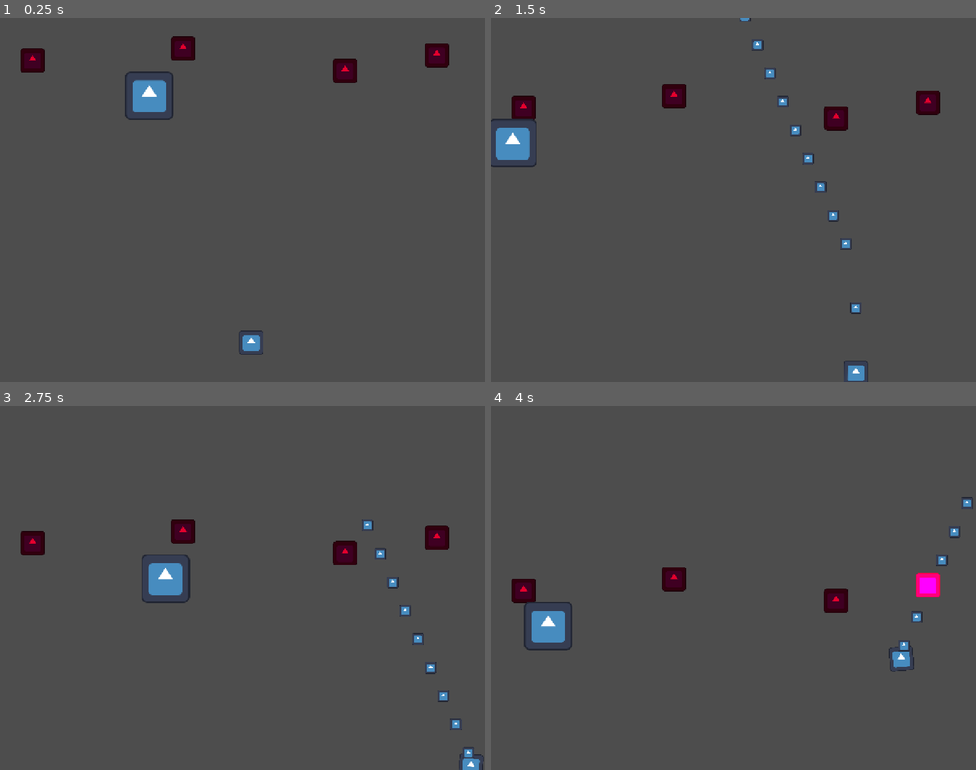
Above: before the commit, frames 1-4 (two rows, left to right).
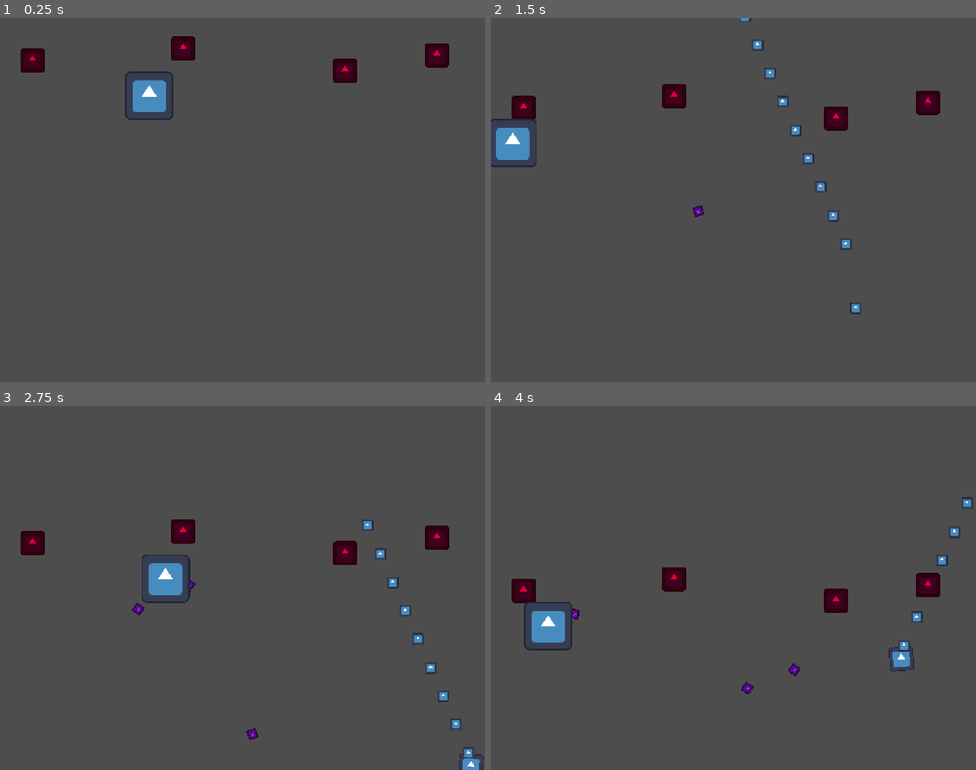
Above: after the commit, the same moments.

Repository: Git20508/touhou
Game: Godot game, scene res://scenes/test/Maintest.tscn
The game is run twice, just before and just after one commit, with the same random seed, the same clock (stepped at 60 frames per second) and the same inputs. The engine's default icon, where the game draws it, is replaced by a stand-in: a white triangle on a blue panel in a dark square.
Inputs:
- Up to frame 1 (0.25 s): no input
- Up to frame 2 (1.5 s): hold Right (move_right) 0.53-1.28 s; hold Z (shoot) 0.53-1.28 s; tap X (bomb) at 0.6 s; hold Down (move_down) from 1.28 s (still down); tap Z (shoot) at 1.35 s
- Up to frame 3 (2.75 s): tap X (bomb) at 1.55, 2.1 s; release Down (move_down) at 2.03 s; hold Right (move_right) from 2.03 s (still down); hold Z (shoot) from 2.03 s (still down)
- Up to frame 4 (4 s): release Right (move_right) at 2.78 s; release Z (shoot) at 2.78 s; hold Up (move_up) 2.78-3.53 s; tap Shift (focus) at 2.85 s; tap X (bomb) at 3.05 s; hold Left (move_left) from 3.53 s (still down); hold Z (shoot) from 3.53 s (still down)

The runs differ from the first frame. In frame 1, 0.2% of the frame differs, in the area x 49-55%, y 85-93%; in frame 2, 0.2%; in frame 3, 0.1%; in frame 4, 0.5%, in the area x 16-93%, y 45-80%.

Commit message:
新增决死系统，受击状态未写

Diff:
--- a/configs/enemies/TestFairy_Data.tres
+++ b/configs/enemies/TestFairy_Data.tres
@@ -1,7 +1,9 @@
-[gd_resource type="Resource" script_class="EnemyConfig" load_steps=4 format=3 uid="uid://c2dlokmp3fbc0"]
+[gd_resource type="Resource" script_class="EnemyConfig" load_steps=6 format=3 uid="uid://c2dlokmp3fbc0"]
 
 [ext_resource type="Script" uid="uid://diersa6qj84lp" path="res://scripts/resource/EnemyConfig.gd" id="1_gcchi"]
+[ext_resource type="Script" uid="uid://cmodtacn0ft15" path="res://scripts/controllers/attack/AimedAttackController.gd" id="1_lh3um"]
 [ext_resource type="Script" uid="uid://biqany8wl7qeg" path="res://scripts/controllers/movement/SineMoveController.gd" id="1_noqf6"]
+[ext_resource type="PackedScene" uid="uid://b5xn7exdnwqy4" path="res://scripts/entities/bullets/EnemyBullet.tscn" id="2_nghhx"]
 [ext_resource type="Texture2D" uid="uid://ou8airyc7h8o" path="res://icon.svg" id="3_lh3um"]
 
 [resource]
@@ -11,4 +13,6 @@
 hitbox_radius = 20.0
 texture = ExtResource("3_lh3um")
 movement_script = ExtResource("1_noqf6")
+attack_script = ExtResource("1_lh3um")
+bullet_scene = ExtResource("2_nghhx")
 metadata/_custom_type_script = "uid://diersa6qj84lp"
--- /dev/null
+++ b/scenes/effects/DeathEffect.gd
@@ -0,0 +1,16 @@
+# res://scripts/effects/DeathEffect.gd
+extends Node2D
+
+func _ready() -> void:
+	# 简单的扩圈动画
+	scale = Vector2(0.1, 0.1)
+	modulate.a = 1.0
+
+	var tween = create_tween()
+	# 0.5秒内放大到 10倍
+	tween.tween_property(self, "scale", Vector2(10, 10), 0.5)
+	# 同时透明度归零
+	tween.parallel().tween_property(self, "modulate:a", 0.0, 0.5)
+
+	# 动画播完销毁
+	tween.tween_callback(queue_free)
--- /dev/null
+++ b/scenes/effects/DeathEffect.tscn
@@ -0,0 +1,11 @@
+[gd_scene load_steps=3 format=3 uid="uid://fqkqcrqba4ka"]
+
+[ext_resource type="Script" uid="uid://cwrkucd3srtw4" path="res://scenes/effects/DeathEffect.gd" id="1_0b40j"]
+[ext_resource type="Texture2D" uid="uid://ou8airyc7h8o" path="res://icon.svg" id="2_u5hvc"]
+
+[node name="DeathEffect" type="Node2D"]
+script = ExtResource("1_0b40j")
+
+[node name="Circle" type="Sprite2D" parent="."]
+modulate = Color(0.45882353, 0.1882353, 1, 0.57254905)
+texture = ExtResource("2_u5hvc")
--- a/scenes/entities/enemies/TestEnemy.gd
+++ b/scenes/entities/enemies/TestEnemy.gd
@@ -1,31 +1,37 @@
 # res://scripts/entities/enemies/TestEnemy.gd
 extends BaseEnemy
 
-# 唯一需要的对外接口：配置文件
 @export var config: EnemyConfig
 
 func _init_entity() -> void:
-	# 1. 必须先检查配置是否存在
+	# --- 关键修复：调用父类初始化 ---
+	# 这行代码会执行 BaseEnemy 里的 add_to_group("enemies")
+	super._init_entity()
+	# -----------------------------
+# --- 新增：加载攻击控制器 ---
+	if config.attack_script:
+		var atk_controller = config.attack_script.new()
+		# 挂载到架构中 (key 取名为 "attack")
+		add_controller("attack", atk_controller)
+
+	queue_redraw()
 	if not config:
-		push_error("TestEnemy: 缺少配置文件！")
+		push_error("[TestEnemy] 缺少配置文件！")
 		return
 
-	# 2. 从配置加载基础数值
+	# 从配置覆盖数据
 	max_hp = config.max_hp
-	current_hp = max_hp
+	current_hp = max_hp # 这一步很重要，因为父类初始化时可能用的是旧的 max_hp
 	hitbox_radius = config.hitbox_radius
 
-	# 3. 从配置加载贴图
-	if config.texture:
-		# 假设场景里有个叫 Sprite2D 的节点
-		if has_node("Sprite2D"):
-			$Sprite2D.texture = config.texture
-			# 根据配置自动调整判定圈可视化 (可选)
+	# 加载贴图
+	if config.texture and has_node("Sprite2D"):
+		$Sprite2D.texture = config.texture
 
-	# 4. 核心：从配置加载控制器
-	# 这是一个“动态注入”的过程
+	# 加载控制器
 	if config.movement_script:
-		# 实例化脚本
 		var move_controller = config.movement_script.new()
-		# 挂载到架构中 (key 取名为 "movement")
 		add_controller("movement", move_controller)
+
+	# 强制刷新调试绘图
+	queue_redraw()
--- a/scenes/entities/player/player.gd
+++ b/scenes/entities/player/player.gd
@@ -1,4 +1,4 @@
-extends BaseEntity
+extends BasePlayer
 
 # --- 变量定义区 ---
 @export var high_speed: float = 400.0
@@ -18,12 +18,14 @@
 
 # --- 初始化 ---
 func _init_entity() -> void:
-	hitbox_radius = 2.0
+	super._init_entity() # 这一步很重要！父类里设置了 hitbox=2.0 和 group="player"
+
 	viewport_rect = get_viewport_rect()
-
 	if hitbox_visual:
 		hitbox_visual.visible = false
 
+	# 初始出生时也给一点无敌时间，防止骑脸死
+	_start_invincibility()
 # 注册自己到全局管理器
 func _ready() -> void:
 	super._ready() # 必须调用父类的 ready
--- a/scenes/test/Maintest.tscn
+++ b/scenes/test/Maintest.tscn
@@ -1,10 +1,9 @@
-[gd_scene load_steps=6 format=3 uid="uid://dfnqm3d36pkv1"]
+[gd_scene load_steps=5 format=3 uid="uid://dfnqm3d36pkv1"]
 
 [ext_resource type="PackedScene" uid="uid://bvegqa8gajbs3" path="res://scenes/entities/player/Player.tscn" id="1_h81hb"]
 [ext_resource type="PackedScene" uid="uid://22tfvc634unk" path="res://scenes/core/BulletPoolManager.tscn" id="2_fk73p"]
 [ext_resource type="PackedScene" uid="uid://b7id5kc77jjq6" path="res://scenes/entities/enemies/Fairy.tscn" id="3_c7piu"]
 [ext_resource type="PackedScene" uid="uid://1qshra4kja0c" path="res://scenes/entities/enemies/TestEnemy.tscn" id="4_p54j3"]
-[ext_resource type="Resource" uid="uid://c2dlokmp3fbc0" path="res://configs/enemies/TestFairy_Data.tres" id="5_ktsdh"]
 
 [node name="Maintest" type="Node2D"]
 position = Vector2(663, 856)
@@ -27,4 +26,3 @@
 
 [node name="TestEnemy" parent="." instance=ExtResource("4_p54j3")]
 position = Vector2(-404, -676)
-config = ExtResource("5_ktsdh")
--- a/scripts/base/BaseEnemy.gd
+++ b/scripts/base/BaseEnemy.gd
@@ -1,40 +1,40 @@
 # res://scripts/base/BaseEnemy.gd
-class_name BaseEnemy
-extends BaseEntity
+class_name BaseEnemy extends BaseEntity
 
-@export var max_hp: int = 10
+# 基础属性
+var max_hp: int = 10
 var current_hp: int
 
 func _init_entity() -> void:
-	current_hp = max_hp
-	hitbox_radius = 12.0 # 敌人判定圈通常比玩家大
-
-	# 关键：把自己加入 "enemies" 组，方便子弹查找
+	# 核心修复：确保所有敌人出生时自动加入 "enemies" 组
+	# 这样子弹才能找到它
 	add_to_group("enemies")
 
-# 受击逻辑
-# res://scripts/base/BaseEnemy.gd
+	# 初始化血量 (子类 TestEnemy 会覆盖这个，但这里要有默认值)
+	current_hp = max_hp
 
+# --- 受击核心逻辑 ---
 func take_damage(damage: int) -> void:
+	# 尸体不应该受击
 	if not is_alive:
 		return
 
-	# --- 诊断代码 START ---
-	var old_hp = current_hp
 	current_hp -= damage
-	print()
-	# --- 诊断代码 END ---
 
+	# 1. 视觉反馈：受击闪白 (利用 Tween 动画)
+	# 将自身颜色瞬间变为高亮，然后 0.1秒 变回原色
 	modulate = Color(10, 10, 10)
 	var tween = create_tween()
 	tween.tween_property(self, "modulate", Color.WHITE, 0.1)
 
+	# 2. 死亡判定
 	if current_hp <= 0:
-		print()
 		_on_death()
 
-# 死亡逻辑
+# --- 死亡核心逻辑 ---
 func _on_death() -> void:
-	# 以后这里会生成爆炸特效、掉落道具
 	change_state(State.DESTROYED)
+
+	# 暂时直接销毁
+	# 以后这里会加入：生成爆炸特效、掉落道具(DropItem)、加分(Score)
 	queue_free()
--- a/scripts/base/BaseEntity.gd
+++ b/scripts/base/BaseEntity.gd
@@ -9,7 +9,7 @@
 # 注意：以后这些属性尽量从 Config 里读，但为了兼容，保留默认值
 @export var hitbox_radius: float = 4.0
 @export var is_alive: bool = true
-
+@export var is_invincible: bool = false
 # --- 架构核心：控制器容器 ---
 # 存储所有挂载的控制器，key=名字(如"movement"), value=控制器实例
 var controllers: Dictionary = {}
--- /dev/null
+++ b/scripts/base/BasePlayer.gd
@@ -0,0 +1,132 @@
+# res://scripts/base/BasePlayer.gd
+class_name BasePlayer extends BaseEntity
+
+# --- 属性 ---
+# 东方系列经典设定：出生/复活后的无敌时间（秒）
+@export var invincibility_time: float = 3.0
+var invincibility_timer: float = 0.0
+# --- 新增：决死相关 ---
+var deathbomb_window: float = 0.2 # 决死有效时间（秒）
+var deathbomb_timer: float = 0.0
+# 覆盖基类属性：确保玩家判定点很小
+func _init_entity() -> void:
+	hitbox_radius = 2.0
+	# 玩家必须加入这个组，方便子弹查找
+	add_to_group("player")
+	# 确保基类里的无敌开关是关闭的
+	is_invincible = false
+
+func _physics_update(delta: float) -> void:
+	# 处理无敌时间倒计时
+	if is_invincible:
+		invincibility_timer -= delta
+
+		# 闪烁效果（每0.1秒切换一次可见性）
+		# Math.fmod 是取余数
+		visible = fmod(invincibility_timer, 0.1) > 0.05
+
+		if invincibility_timer <= 0:
+			_end_invincibility()
+#新增决死状态机
+# 1. 处理无敌
+	if is_invincible:
+		invincibility_timer -= delta
+		visible = fmod(invincibility_timer, 0.1) > 0.05
+		if invincibility_timer <= 0:
+			_end_invincibility()
+
+	# 2. --- 核心：处理决死状态 ---
+	if current_state == State.HIT:
+		deathbomb_timer -= delta
+
+		# 检测按键 (假设炸弹键是 "bomb")
+		# 注意：这里我们允许在 HIT 状态下操作
+		if Input.is_action_just_pressed("bomb"):
+			_attempt_deathbomb()
+
+		# 超时未按雷，真死了
+		if deathbomb_timer <= 0:
+			_die_for_real()
+# --- 核心：中弹逻辑 ---
+# --- 修改：中弹逻辑 ---
+func hit() -> void:
+	if current_state != State.ACTIVE or is_invincible:
+		return
+
+	# 不直接死，而是进入“被弹”状态（暂停时间感觉）
+	change_state(State.HIT)
+	deathbomb_timer = deathbomb_window
+	print("【系统】 决死判定中... (0.2s)")
+
+	# 这里可以加一个时间变慢的效果 (Engine.time_scale) 增加演出感，暂时先不用
+	# 2. 状态切换
+	change_state(State.DESTROYED)
+
+	# 3. 通知全局管理器
+	GameManager.on_player_died()
+
+# --- 核心：复活逻辑 ---
+func respawn() -> void:
+	# 1. 重置位置 (通常是屏幕下方中间)
+	global_position = Vector2(GameManager.game_viewport_rect.size.x / 2, GameManager.game_viewport_rect.size.y - 100)
+
+	# 2. 状态恢复
+	current_state = State.ACTIVE
+	change_state(State.ACTIVE)
+
+	# 3. 开启无敌
+	_start_invincibility()
+
+	# 4. (可选) 清屏弹幕：复活瞬间通常会消弹
+	if GameManager.bullet_pool_manager:
+		# 这里以后写，调用 bullet_pool_manager.clear_all()
+		pass
+
+# 开启无敌
+func _start_invincibility() -> void:
+	is_invincible = true
+	invincibility_timer = invincibility_time
+	print("【系统】 玩家进入无敌状态")
+
+# 结束无敌
+func _end_invincibility() -> void:
+	is_invincible = false
+	visible = true # 确保显示出来
+	print("【系统】 玩家无敌解除")
+# --- 新增：尝试决死 ---
+func _attempt_deathbomb() -> void:
+	# 检查是否有雷
+	if GameManager.try_use_bomb():
+		print("【系统】 决死结界发动！消耗炸弹！")
+
+		# 恢复状态
+		change_state(State.ACTIVE)
+
+		# 触发炸弹效果（清屏+无敌）
+		_trigger_bomb_effect()
+	else:
+		print("【系统】 没雷了，救不了你！")
+		# 没雷就不用等时间了，直接死
+		_die_for_real()
+
+# --- 新增：真正的死亡 ---
+func _die_for_real() -> void:
+	change_state(State.DESTROYED)
+	GameManager.on_player_died()
+
+	# 生成死亡特效
+	var pichun = preload("res://scenes/effects/DeathEffect.tscn").instantiate()
+	pichun.global_position = global_position
+	get_parent().add_child(pichun)
+
+	# 隐藏玩家，等待复活（GameManager会调 respawn）
+	visible = false
+	global_position = Vector2(-1000, -1000) # 移出屏幕防止鞭尸
+
+# --- 新增：炸弹效果 ---
+func _trigger_bomb_effect() -> void:
+	# 这里简单处理：给无敌，清空子弹
+	_start_invincibility()
+	if GameManager.bullet_pool_manager:
+		# 后面我们要给 PoolManager 加个 clear_all 接口
+		pass
--- /dev/null
+++ b/scripts/controllers/attack/AimedAttackController.gd
@@ -0,0 +1,48 @@
+# res://scripts/controllers/attack/AimedAttackController.gd
+extends BaseController
+
+# --- 可配置参数 ---
+@export var bullet_scene: PackedScene # 发射什么子弹
+@export var speed: float = 300.0      # 子弹速度
+@export var cooldown: float = 1.0     # 射击间隔
+@export var start_delay: float = 0.5  # 出生后延迟多久开枪
+
+var timer: float = 0.0
+
+func _on_setup() -> void:
+	# 初始延迟，避免敌人刚刷出来就开枪，给玩家反应时间
+	timer = start_delay
+
+	# 如果编辑器没拖子弹，尝试从敌人的 Config 里读（如果有的话）
+	# 这是一种灵活的“回退策略”
+	if not bullet_scene and owner_entity.get("config") and owner_entity.config.bullet_scene:
+		bullet_scene = owner_entity.config.bullet_scene
+
+func update_logic(delta: float) -> void:
+	timer -= delta
+	if timer <= 0:
+		shoot()
+		timer = cooldown
+
+func shoot() -> void:
+	# 1. 安全检查
+	if not bullet_scene: return
+	if not GameManager.player: return # 玩家死了就不射了
+
+	# 2. 从对象池获取子弹
+	var pool = GameManager.bullet_pool_manager
+	if not pool: return
+	var bullet = pool.get_bullet(bullet_scene)
+
+	# 3. 设定子弹参数
+	# 位置：从敌人中心发射
+	bullet.global_position = owner_entity.global_position
+
+	# 方向：指向玩家
+	var direction = (GameManager.player.global_position - owner_entity.global_position).normalized()
+
+	# 速度：方向 * 速率
+	bullet.velocity = direction * speed
+
+	# (可选) 旋转子弹贴图朝向
+	bullet.rotation = direction.angle() + PI/2
--- a/scripts/core/GameManager.gd
+++ b/scripts/core/GameManager.gd
@@ -1,12 +1,54 @@
 # res://scripts/core/GameManager.gd
 extends Node
 
-# 全局引用
-var player: Node2D
+# --- 现有变量 ---
+var player: BaseEntity
 var bullet_pool_manager: Node
+var game_viewport_rect: Rect2
 
-# 游戏边界（供弹幕判断是否出屏）
-var game_viewport_rect: Rect2
+# --- 新增：残机系统 ---
+var default_lives: int = 2 # 默认2残（即3条命）
+var current_lives: int = 0
+# --- 炸弹系统 ---
+var default_bombs: int = 3
+var current_bombs: int = 0
+
+signal bomb_count_changed(new_count)
+
+signal player_life_changed(new_lives)
+signal game_over()
 
 func _ready() -> void:
 	game_viewport_rect = get_viewport().get_visible_rect()
+	_init_game()
+
+func _init_game() -> void:
+	current_lives = default_lives
+	player_life_changed.emit(current_lives)
+# 初始化炸弹
+	current_bombs = default_bombs
+	bomb_count_changed.emit(current_bombs)
+
+# 玩家掉残接口
+func on_player_died() -> void:
+	current_lives -= 1
+	player_life_changed.emit(current_lives)
+
+	if current_lives < 0:
+		print("【GAME OVER】 胜败乃兵家常事，大侠请重新来过")
+		game_over.emit()
+		# 这里以后可以暂停游戏或弹出结算界面
+	else:
+		print("【PICHU~N】 玩家中弹！剩余残机:", current_lives)
+		# 通知玩家复活（如果 Player 节点还在的话）
+		if player and player.has_method("respawn"):
+			player.respawn()
+# ... (原有掉残逻辑) ...
+
+	if current_lives >= 0:
+		# 死后重置炸弹
+		current_bombs = default_bombs
+		bomb_count_changed.emit(current_bombs)
+
+		if player and player.has_method("respawn"):
+			player.respawn()
--- /dev/null
+++ b/scripts/entities/bullets/EnemyBullet.gd
@@ -0,0 +1,25 @@
+extends BaseBullet
+
+func _physics_update(delta: float) -> void:
+	# 1. 移动
+	global_position += velocity * delta
+
+	# 2. 屏幕外销毁
+	var rect = GameManager.game_viewport_rect.grow(50)
+	if not rect.has_point(global_position):
+		change_state(State.DESTROYED)
+		return # 销毁了就不检测碰撞了
+
+	# 3. --- 新增：检测是否撞到玩家 ---
+	# 既然子弹多，玩家少（就1个），让子弹去检测玩家其实效率还行。
+	# 或者以后可以用 Godot 的 Area2D 物理层级，但目前纯代码方案更可控。
+
+	var player = GameManager.player
+	if player and player.is_alive:
+		# check_collision 是 BaseEntity 的方法
+		if check_collision(player):
+			# 只要是个 BasePlayer，就有 hit() 方法
+			if player.has_method("hit"):
+				player.hit()
+				# 子弹打中玩家后自己要销毁
+				change_state(State.DESTROYED)
--- /dev/null
+++ b/scripts/entities/bullets/EnemyBullet.tscn
@@ -0,0 +1,12 @@
+[gd_scene load_steps=3 format=3 uid="uid://b5xn7exdnwqy4"]
+
+[ext_resource type="Script" uid="uid://c10kgm566qrfh" path="res://scripts/entities/bullets/EnemyBullet.gd" id="1_cednt"]
+[ext_resource type="Texture2D" uid="uid://ou8airyc7h8o" path="res://icon.svg" id="2_fin78"]
+
+[node name="EnemyBullet" type="Node2D"]
+script = ExtResource("1_cednt")
+
+[node name="Sprite2D" type="Sprite2D" parent="."]
+modulate = Color(0.9999997, 0.12619653, 0.8203729, 1)
+scale = Vector2(0.2, 0.2)
+texture = ExtResource("2_fin78")
Not shown, added: scenes/effects/DeathEffect.gd.uid
Not shown, added: scripts/base/BasePlayer.gd.uid
Not shown, added: scripts/controllers/attack/AimedAttackController.gd.uid
Not shown, added: scripts/entities/bullets/EnemyBullet.gd.uid
